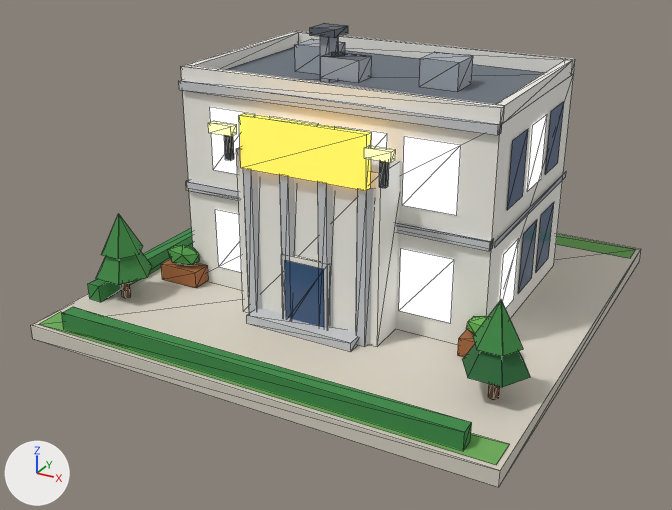
Before and after pictures for a commit that changed the glTF model public/models/17.glb.
Before and after are seen from a camera (50 mm lens) standing at (0.818, -1.605, 0.886) and looking at (-0.017, -0.087, 0.127). Lighting does not change. The marker at lower left points along +X, +Y and +Z. The older version comes first. Mesh edges are drawn as thin lines. Vertices at exactly the same position are counted once.

The scene before the commit, as lines of its bpy script (objects in view):
```python
ob_b17 = bpy.data.objects.new('b17', me_b17)
ob_b17.location = (0.0, 0.0, 0.0)
```
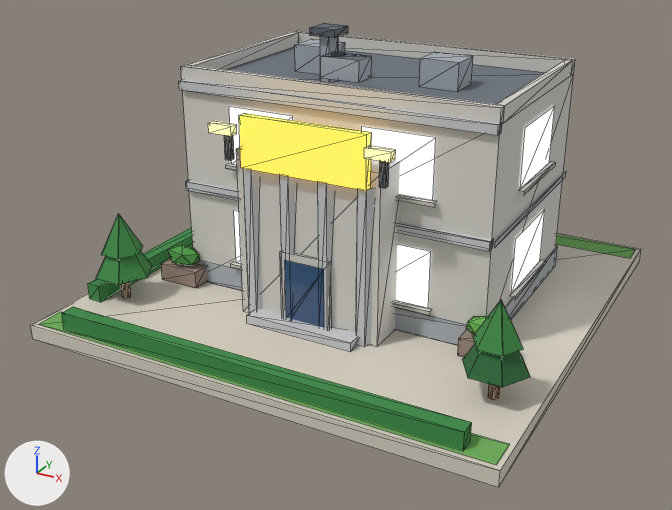
Changed parts and their boxes (x1, y1, x2, y2) in the pictures (672 x 510 px; the box of a moved part takes in the faces that stretch with it):
```json
{"object": "b17", "change": "surface changed, reshaped", "before": [31, 23, 641, 487], "after": [31, 23, 641, 487]}
{"part": 1, "of": "me_b17", "change": "moved or reshaped", "before": [281, 254, 329, 328], "after": [196, 245, 558, 345]}
{"part": 2, "of": "me_b17", "change": "added", "after": [280, 250, 331, 329]}
{"part": 3, "of": "me_b17", "change": "rebuilt", "before": [527, 115, 547, 191], "after": [520, 106, 554, 189], "on screen": "67% wider, 9% taller"}
{"part": 4, "of": "me_b17", "change": "rebuilt", "before": [518, 220, 537, 294], "after": [511, 209, 545, 294], "on screen": "75% wider, 15% taller"}
{"part": 5, "of": "me_b17", "change": "deleted", "before": [210, 102, 564, 323]}
{"part": 6, "of": "me_b17", "change": "added", "after": [225, 107, 555, 315]}
```

The change, as JSON lines over the scene's bpy script:
```json
{"block": "mat_wall_white", "where": "n2 = _N.new('ShaderNodeMix'); n2.name = 'Mix'"}
{"op": "set", "path": "n2.inputs[7].default_value", "old": "(0.896, 0.88, 0.823, 1.0)", "new": "(0.68, 0.658, 0.617, 1.0)", "note": "'B', white #f3f1ea -> 'B', light grey #d7d4ce"}
{"block": "mat_white", "where": "n2 = _N.new('ShaderNodeMix'); n2.name = 'Mix'"}
{"op": "set", "path": "n2.inputs[7].default_value", "old": "(0.88, 0.855, 0.791, 1.0)", "new": "(0.617, 0.597, 0.552, 1.0)", "note": "'B', white #f1eee6 -> 'B', light grey #cecbc4"}
{"block": "mat_wall_wood", "where": "n2 = _N.new('ShaderNodeMix'); n2.name = 'Mix'"}
{"op": "set", "path": "n2.inputs[7].default_value", "old": "(0.392, 0.138, 0.0423, 1.0)", "new": "(0.342, 0.25, 0.209, 1.0)", "note": "'B', brown #a8683a -> 'B', brown #9e897e"}
{"op": "add", "block": "mat_glow_window_office", "code": ["mat_glow_window_office = bpy.data.materials.new('glow_window_office')", "# nodes: BsdfPrincipled, Mix, OutputMaterial, VertexColor", "# colours: blue #3d5a82, mixed with the vertex colours"]}
{"block": "me_b17", "where": "# used by ob_b17; location = (0.0, 0.0, 0.0)"}
{"op": "remove", "block": "me_b17", "code": "me_b17.from_pydata(...)  # 544 vertices, 604 faces; spans x -0.48..0.48, y -0.48..0.48, z 0.0..0.565"}
{"op": "add", "block": "me_b17", "code": "me_b17.from_pydata(...)  # 560 vertices, 630 faces; spans x -0.48..0.48, y -0.48..0.48, z 0.0..0.565"}
{"block": "me_b17", "change": "me_b17 part 1: the loose piece of 8 vertices spanning x -0.051..0.051, y -0.24..-0.232, z 0.03..0.18 is scaled about its middle by (6.59, 55.7, 0.315), then moved by (0.0, 0.306, -0.051), in mat_slab"}
{"block": "me_b17", "change": "me_b17 part 2: the loose piece of 8 vertices spanning x -0.051..0.051, y -0.24..-0.232, z 0.03..0.18 is copied, and the copy is scaled about the mesh origin by (1.06, 1, 1.03); it spans x -0.054..0.054, y -0.24..-0.232, z 0.03..0.185"}
{"block": "me_b17", "change": "me_b17 part 3: the loose piece of 4 vertices spanning x 0.333, y 0.027..0.113, z 0.288..0.417 is rebuilt with 4 vertices and now spans x 0.333, y -0.02..0.16, z 0.307..0.423, in mat_glow_window_office"}
{"block": "me_b17", "change": "me_b17 part 4: the loose piece of 4 vertices spanning x 0.333, y 0.027..0.113, z 0.073..0.202 is rebuilt with 4 vertices and now spans x 0.333, y -0.02..0.16, z 0.092..0.208, in mat_glow_window_office"}
{"block": "me_b17", "change": "me_b17 part 5: 24 loose pieces with 96 vertices, spanning x -0.333..0.333, y -0.153..0.293, z 0.073..0.417, are deleted"}
{"block": "me_b17", "change": "me_b17 part 6"}
{"block": "me_b17", "change": "52 vertices are added at x -0.343..0.343, y -0.163..0.303, z 0.085..0.423"}
{"block": "me_b17", "change": "24 new vertices lie (0.161, 0.0, 0.0) away from vertices in x -0.225..0.064, y -0.163..0.303, z 0.085..0.307"}
{"block": "me_b17", "change": "16 new vertices lie (0.145, 0.0, 0.0) away from vertices in x -0.217..0.072, y -0.153..0.293, z 0.092..0.423"}
{"block": "me_b17", "change": "12 new vertices lie (0.0, 0.196, 0.0) away from vertices in x -0.343..0.343, y -0.028, z 0.085..0.307"}
{"block": "me_b17", "change": "16 new faces join them, mat_glow_window_office"}
{"block": "me_b17", "change": "48 new faces join them, mat_white"}
{"block": "me_b17", "change": "other edits to the shape of me_b17 do not show in these pictures"}
{"op": "remove", "block": "me_b17", "code": "me_b17.materials.append(mat_glow_window)"}
{"op": "add", "block": "me_b17", "code": "me_b17.materials.append(mat_glow_window_office)"}
```
